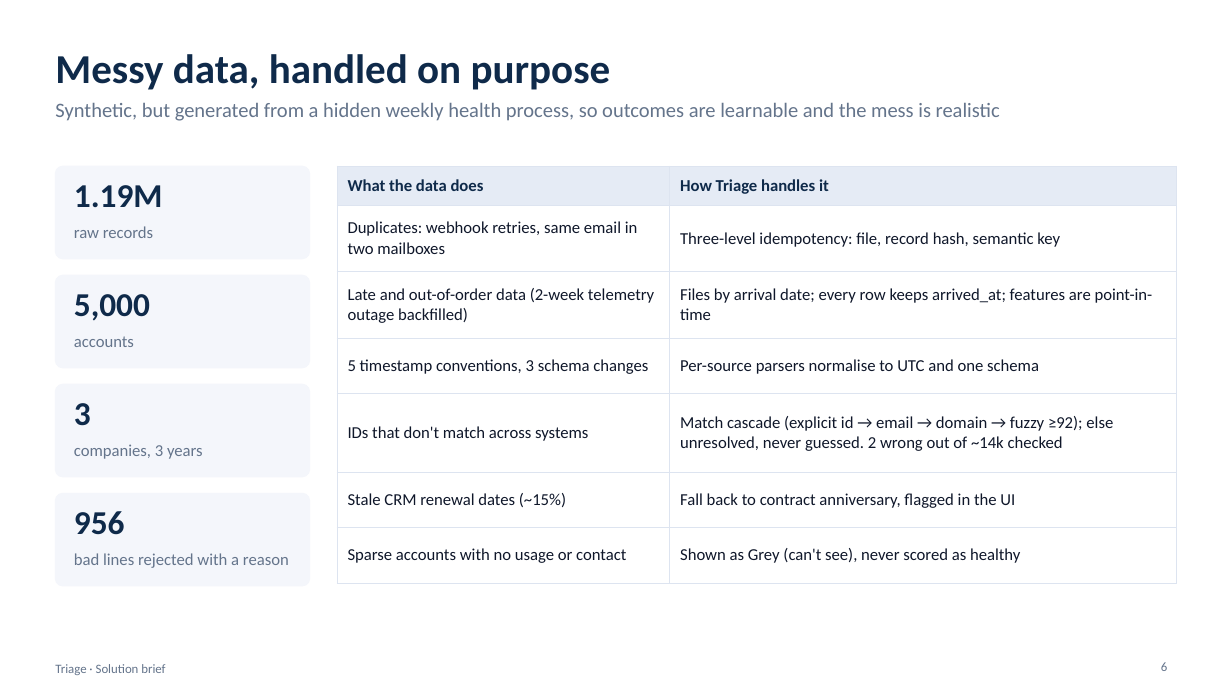
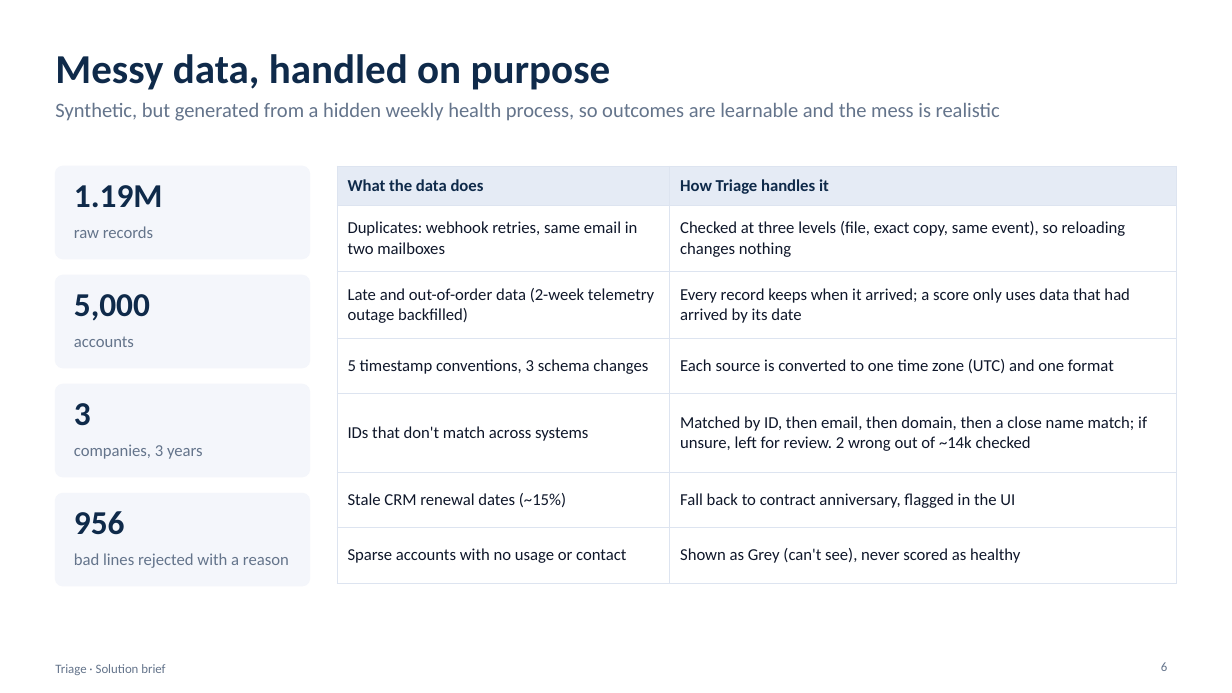
Before and after one commit to kuldeep24680/csm-triage, a slide deck: slide 6 of project_context/Triage_Solution_Brief.pptx. Drawn at 1232x693 pixels with LibreOffice and Linux fonts; fonts in the diff are those of the drawing. Boxes give left, top, right and bottom in pixels: in the first picture for what was removed or moved away, otherwise in the second. Text is boxed around its words. In the diff, an @@ line names an element or a change of style, - is before the commit and + after.

```diff
--- a/project_context/Triage_Solution_Brief.pptx
+++ b/project_context/Triage_Solution_Brief.pptx
@@ table at box(337, 166, 1177, 567) @@
-row 2, column 2: Three-level idempotency: file, record hash, semantic key
+row 2, column 2: Checked at three levels (file, exact copy, same event), so reloading changes nothing
-row 3, column 2: Files by arrival date; every row keeps arrived_at; features are point-in-time
+row 3, column 2: Every record keeps when it arrived; a score only uses data that had arrived by its date
-row 4, column 2: Per-source parsers normalise to UTC and one schema
+row 4, column 2: Each source is converted to one time zone (UTC) and one format
-row 5, column 2: Match cascade (explicit id → email → domain → fuzzy ≥92); else unresolved, never guessed. 2 wrong out of ~14k checked
+row 5, column 2: Matched by ID, then email, then domain, then a close name match; if unsure, left for review. 2 wrong out of ~14k checked
```
Also in this commit, not shown: 14 other slides changed, 1 slide added.
